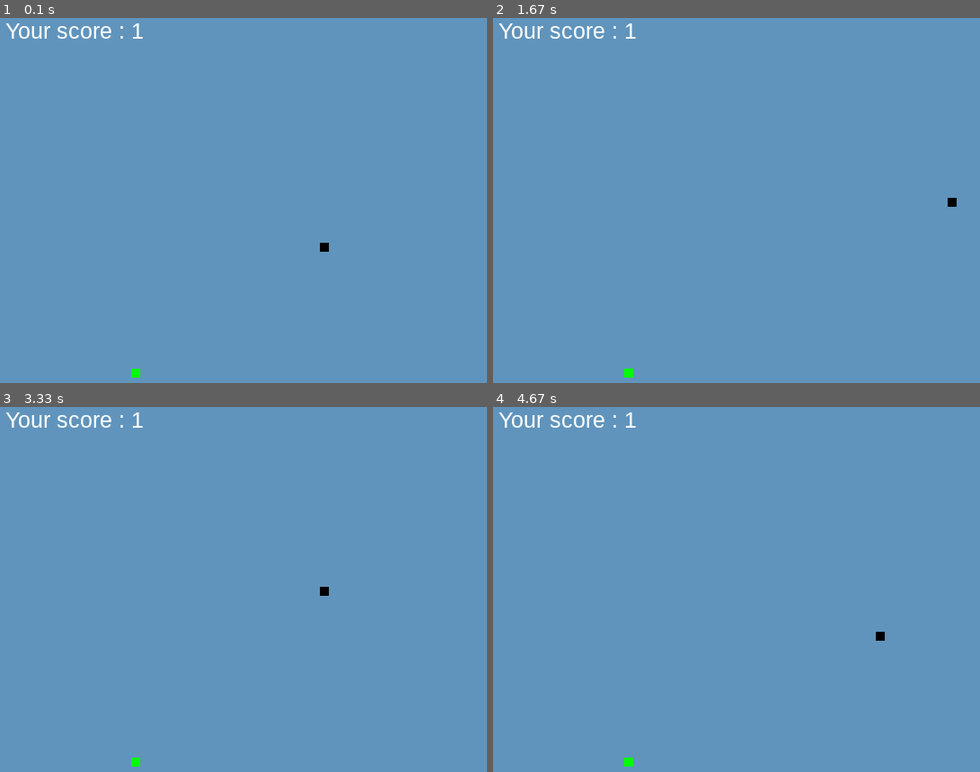
Above: before the commit, frames 1-4 (two rows, left to right).
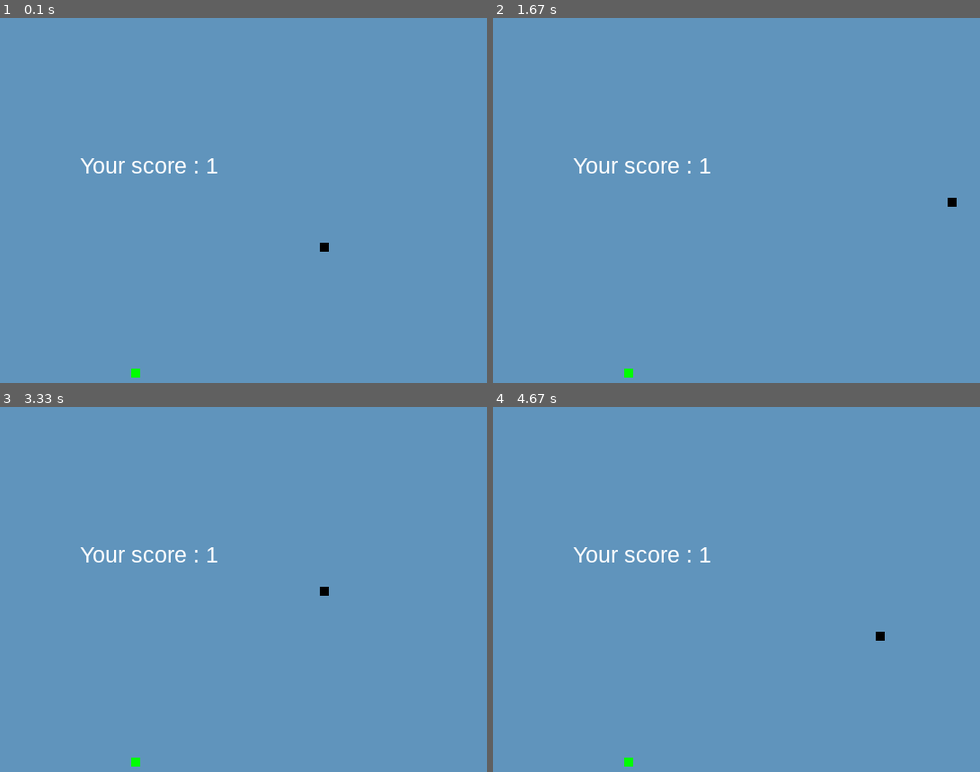
Above: after the commit, the same moments.

Repository: oleksiiborys/snake-pygame-ekids2021
Game: pygame game, started from lesson5.py
Same seed, same stepped clock (60 frames per second), same inputs: the game is played once before the commit and once after it.
Inputs:
- Up to frame 1 (0.1 s): no input
- Up to frame 2 (1.67 s): hold Right 0.33-0.8 s; hold Up 0.83-1.13 s; hold Right 1.17-1.63 s
- Up to frame 3 (3.33 s): hold Left 1.67-2.2 s; hold Down 2.23-2.53 s; hold Left 2.57-2.97 s; hold Up from 3 s (still down)
- Up to frame 4 (4.67 s): release Up at 3.37 s; hold Right 3.4-4.03 s; hold Down 4.07-4.43 s; hold Left from 4.47 s (still down)

The runs differ from the first frame. In frame 1, 0.8% of the frame differs, in the area x 1-45%, y 1-43%; in frame 2, 0.8%; in frame 3, 0.8%; in frame 4, 0.8%.

Commit message:
Lesson 5

Diff:
--- a/lesson5.py
+++ b/lesson5.py
@@ -25,7 +25,7 @@
 
 def message(msg, color):
     rendered_message = font_style.render(msg, True, color)
-    dis.blit(rendered_message, [50, 50])
+    dis.blit(rendered_message, [dis_width / 6, dis_height / 3])
 
 
 def gameLoop():  # creating a function
